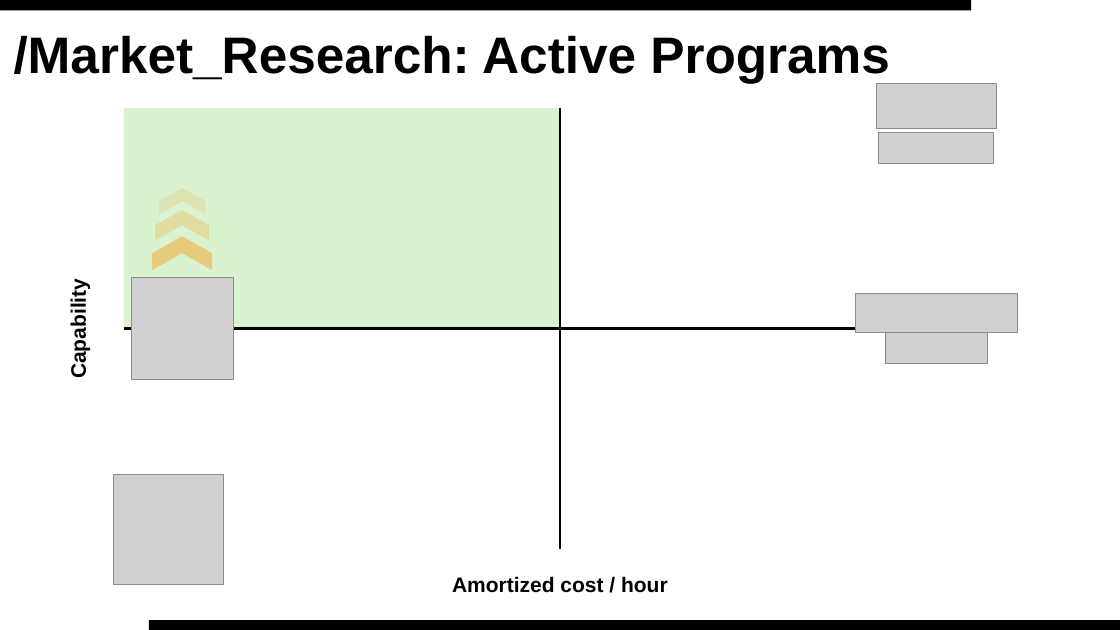
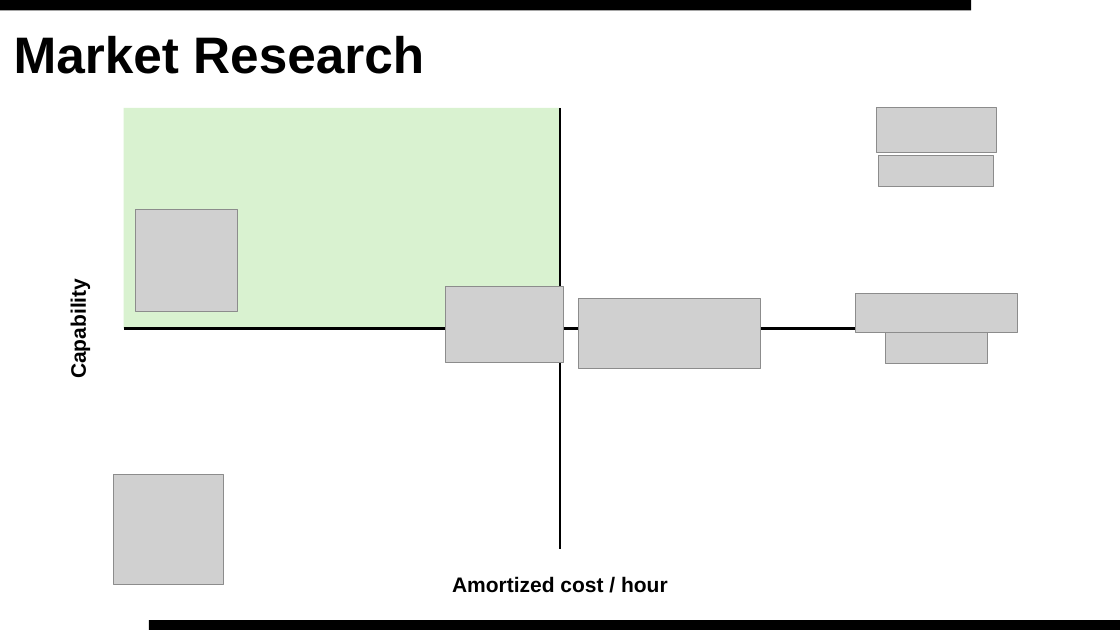
Before and after one commit to gautelg/EK505_Final_Project, a slide deck: slide 5 of Report_Presentation/Presentation.pptx. Drawn at 1120x630 pixels with LibreOffice and Linux fonts; fonts in the diff are those of the drawing; grey boxes stand for pictures; background and template pictures are left out. Boxes give left, top, right and bottom in pixels: in the first picture for what was removed or moved away, otherwise in the second. Text is boxed around its words. In the diff, an @@ line names an element or a change of style, - is before the commit and + after.

```diff
--- a/Report_Presentation/Presentation.pptx
+++ b/Report_Presentation/Presentation.pptx
@@ title at [14, 35, 424, 74]: text changed @@
-/Market_Research: Active Programs
+Market Research
@@ picture: place and size @@
-picture at [876, 84, 996, 129]
+picture at [876, 108, 996, 153]
@@ picture: place and size @@
-picture at [879, 133, 994, 164]
+picture at [879, 156, 994, 187]
@@ picture: place and size @@
-picture at [131, 278, 234, 381]
+picture at [136, 209, 239, 312]
@@ chevron removed at [159, 188, 205, 214] @@
@@ chevron removed at [152, 237, 212, 270] @@
@@ chevron removed at [155, 210, 209, 240] @@
@@ picture added at [445, 287, 564, 363] @@
@@ picture added at [579, 299, 761, 369] @@
```
Also in this commit, not shown: 5 other slides changed, 1 slide removed, 1 other file.
